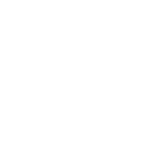
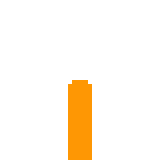
Layered file, before and after one edit (160x160). Changes by layer:
painted on "battery" over [68, 80, 92, 160]
